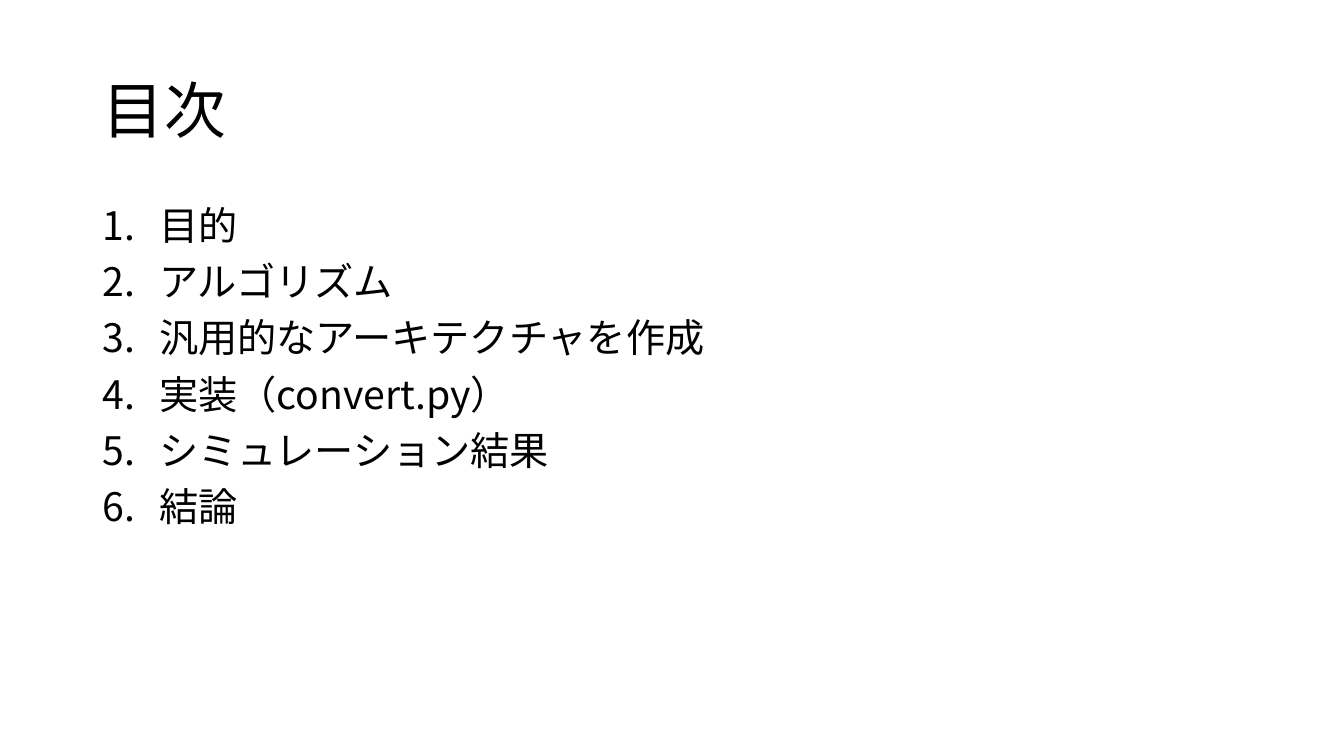
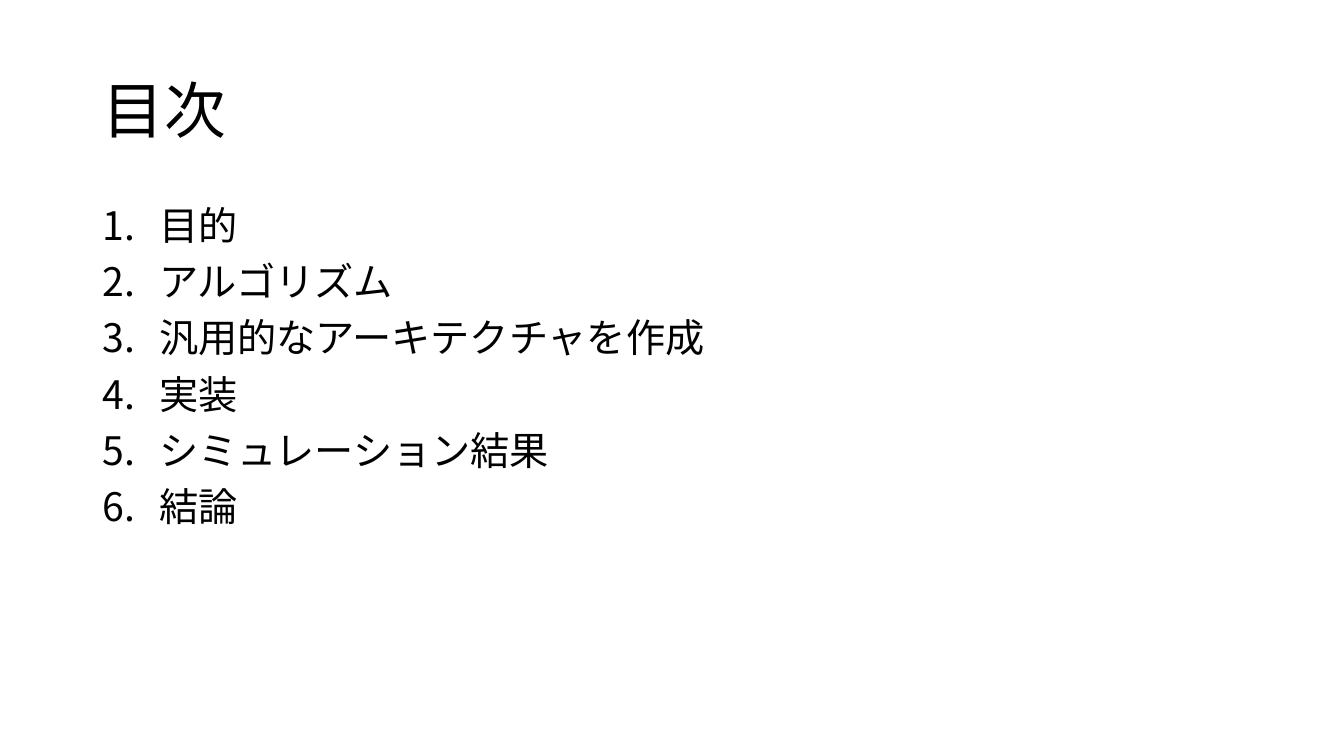
Before and after one commit to uni10/CompSysArch, a slide deck: slide 2 of presentation/Slide.pptx. Drawn at 1344x756 pixels with LibreOffice and Linux fonts; fonts in the diff are those of the drawing. Boxes give left, top, right and bottom in pixels: in the first picture for what was removed or moved away, otherwise in the second. Text is boxed around its words. In the diff, an @@ line names an element or a change of style, - is before the commit and + after.

Commit message:
Edit slide

```diff
--- a/presentation/Slide.pptx
+++ b/presentation/Slide.pptx
@@ text at <box>159,376,237,412</box>: text changed @@
-4. 実装（convert.py）
+4. 実装
```
Also in this commit, not shown: 1 other slide changed, 2 slides added, 2 slides removed.
